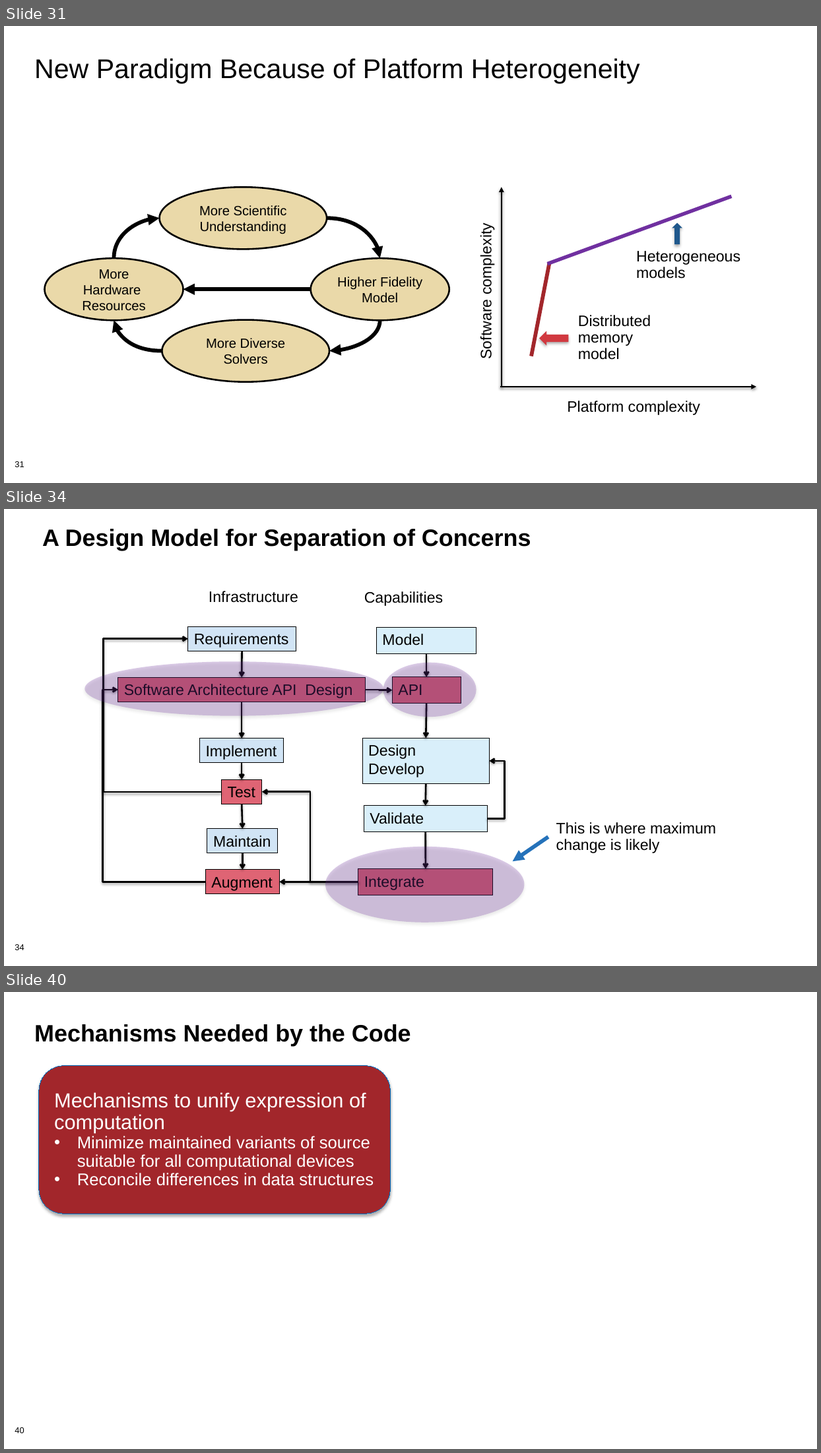
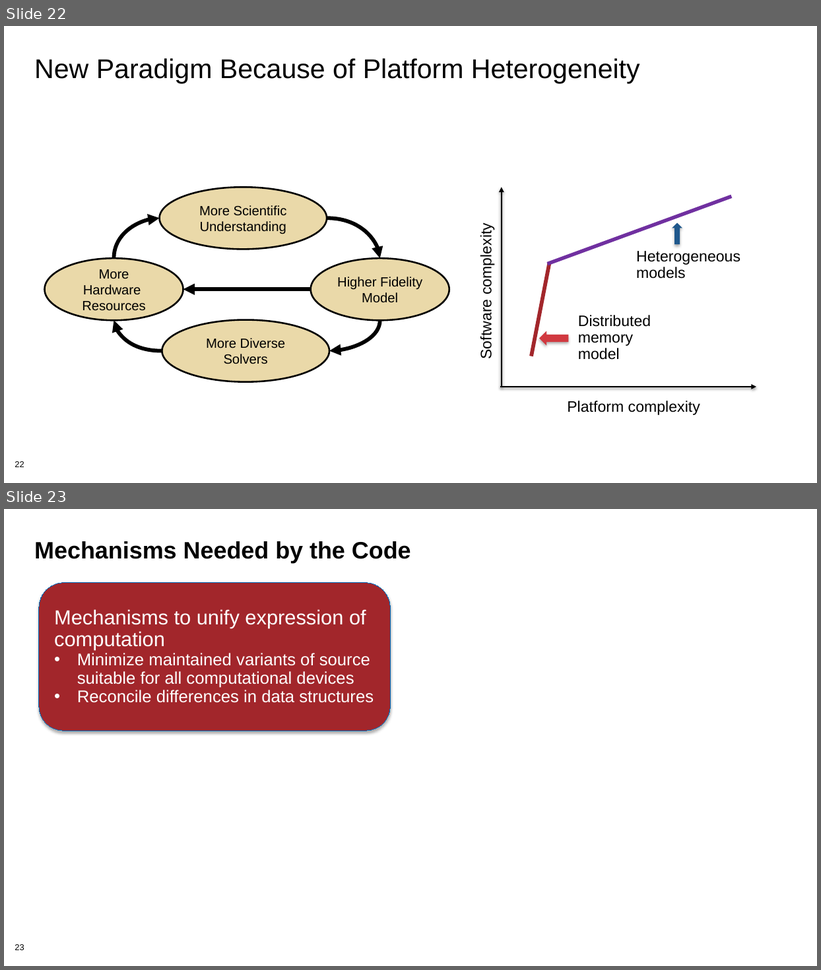
Before and after one commit to bssw-tutorial/presentations, a slide deck: design.pptx. Shown one above the other, each under a label of ours: slides 31, 34 and 40 before the commit, slides 22 and 23 after it; the slides between them are not shown. The pictures are 821x1453 and 821x970 pixels, drawn with LibreOffice and Linux fonts; fonts in the diff are those of the drawing; background and template pictures are left out. Boxes give left, top, right and bottom in pixels: in the first picture for what was removed or moved away, otherwise in the second. Text is boxed around its words. In the diff, an @@ line names an element or a change of style, - is before the commit and + after.

```diff
--- a/design.pptx
+++ b/design.pptx
@@ slide 34 removed at (x1=4, y1=509, x2=817, y2=966), background #FFFFFF; not listed: 1 template element that a slide beside it also shows @@
@@ title removed at (x1=42, y1=529, x2=531, y2=551) @@
-A Design Model for Separation of Concerns
@@ text removed at (x1=209, y1=591, x2=298, y2=603) @@
-Infrastructure
@@ text removed at (x1=364, y1=591, x2=443, y2=606) @@
-Capabilities
@@ elbow arrow removed from (221, 792) to (188, 639) @@
@@ ellipse removed at (x1=85, y1=661, x2=384, y2=716) @@
@@ ellipse removed at (x1=384, y1=663, x2=476, y2=717) @@
@@ elbow arrow removed from (205, 883) to (118, 690) @@
@@ elbow arrow removed from (366, 690) to (392, 690) @@
@@ elbow arrow removed from (487, 819) to (490, 761) @@
@@ elbow arrow removed from (358, 883) to (262, 792) @@
@@ text removed at (x1=556, y1=823, x2=716, y2=854) @@
-This is where maximum
-change is likely
@@ group removed at (x1=358, y1=627, x2=493, y2=896): 5 rectangles, 4 arrows @@
-Model
-API
-Design
-Develop
-Validate
-Integrate
@@ arrow removed from (548, 837) to (513, 861) @@
@@ group removed at (x1=118, y1=626, x2=366, y2=894): 6 rectangles, 5 arrows @@
-Requirements
-Software Architecture API Design
-Implement
-Test
-Maintain
-Augment
@@ ellipse removed at (x1=325, y1=847, x2=524, y2=923) @@
@@ elbow arrow removed from (358, 883) to (280, 883) @@
@@ what was slide 31 is now slide 22 @@
@@ page number at (x1=15, y1=462, x2=24, y2=468): text changed @@
-31
+22
@@ what was slide 40 is now slide 23 @@
@@ page number at (x1=15, y1=945, x2=24, y2=951): text changed @@
-40
+23
```
Also in this commit, not shown: 4 slides changed, 17 other slides removed, 1 other file.
